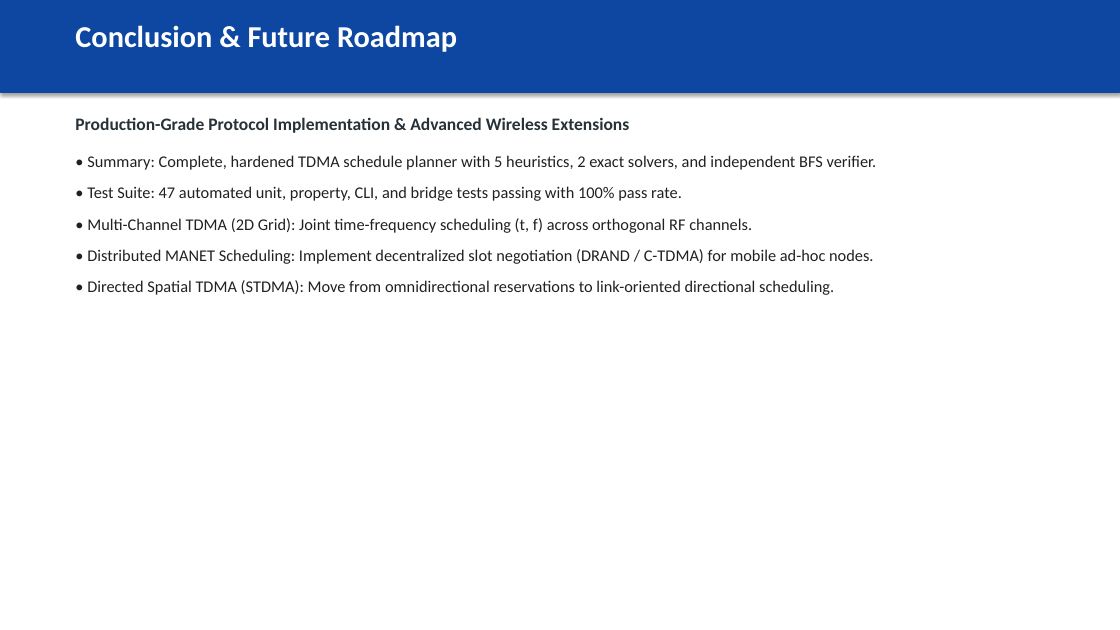
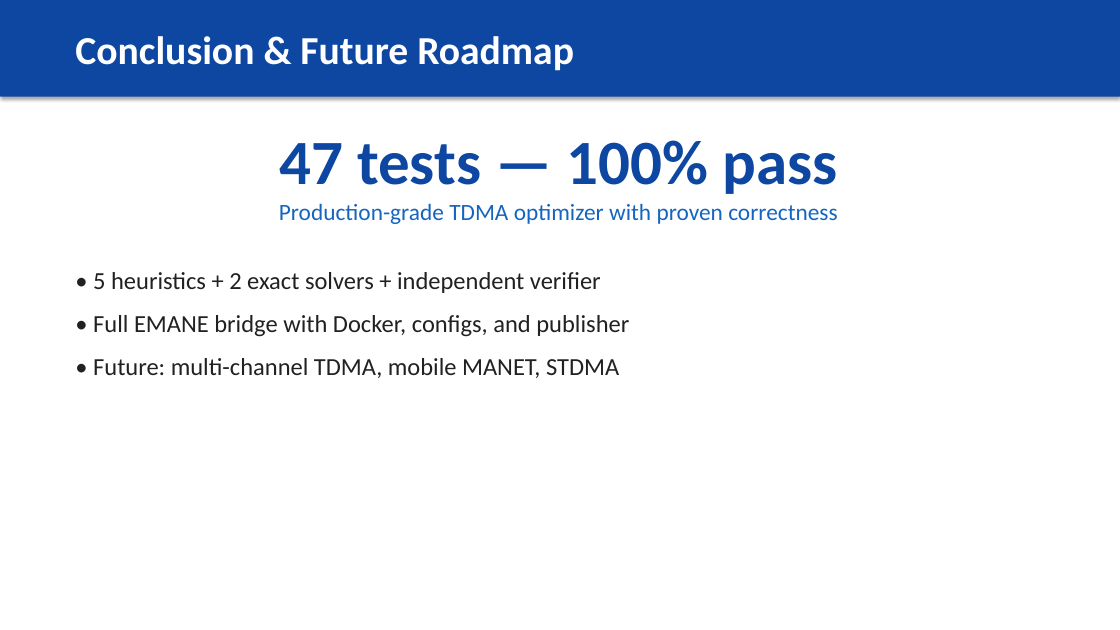
Before and after one commit to athishio/tdma-schedule-optimizer, a slide deck: slide 10 of docs/presentation.pptx. Drawn at 1120x630 pixels with LibreOffice and Linux fonts; fonts in the diff are those of the drawing. Boxes give left, top, right and bottom in pixels: in the first picture for what was removed or moved away, otherwise in the second. Text is boxed around its words. In the diff, an @@ line names an element or a change of style, - is before the commit and + after.

Commit message:
docs: rebuild full design PDF and visual presentation deck with corrected text and layout

```diff
--- a/docs/presentation.pptx
+++ b/docs/presentation.pptx
@@ rectangle: place and size @@
-rectangle at bbox=[0, 0, 1120, 92]
+rectangle at bbox=[0, 0, 1120, 97]
@@ rectangle at bbox=[0, 0, 1120, 97]: outline #0D47A1 0.75 pt to none @@
@@ text "Conclusion & Future Roadmap" at bbox=[75, 36, 574, 71]: size 26 to 34 pt; vertical alignment top to middle @@
@@ text at bbox=[279, 140, 837, 224]: text changed; size 15 to 20 pt; text colour #263238 to #1565C0; bold off @@
-Production-Grade Protocol Implementation & Advanced Wireless Extensions
+47 tests — 100% pass
+Production-grade TDMA optimizer with proven correctness
@@ text at bbox=[93, 272, 629, 378]: text changed; size 14 to 21 pt @@
-• Summary: Complete, hardened TDMA schedule planner with 5 heuristics, 2 exact solvers, and independent BFS verifier.
-• Test Suite: 47 automated unit, property, CLI, and bridge tests passing with 100% pass rate.
-• Multi-Channel TDMA (2D Grid): Joint time-frequency scheduling (t, f) across orthogonal RF channels.
-• Distributed MANET Scheduling: Implement decentralized slot negotiation (DRAND / C-TDMA) for mobile ad-hoc nodes.
-• Directed Spatial TDMA (STDMA): Move from omnidirectional reservations to link-oriented directional scheduling.
+• 5 heuristics + 2 exact solvers + independent verifier
+• Full EMANE bridge with Docker, configs, and publisher
+• Future: multi-channel TDMA, mobile MANET, STDMA
```
Also in this commit, not shown: 7 other slides changed, 2 slides added, 2 slides removed, 3 other files.
